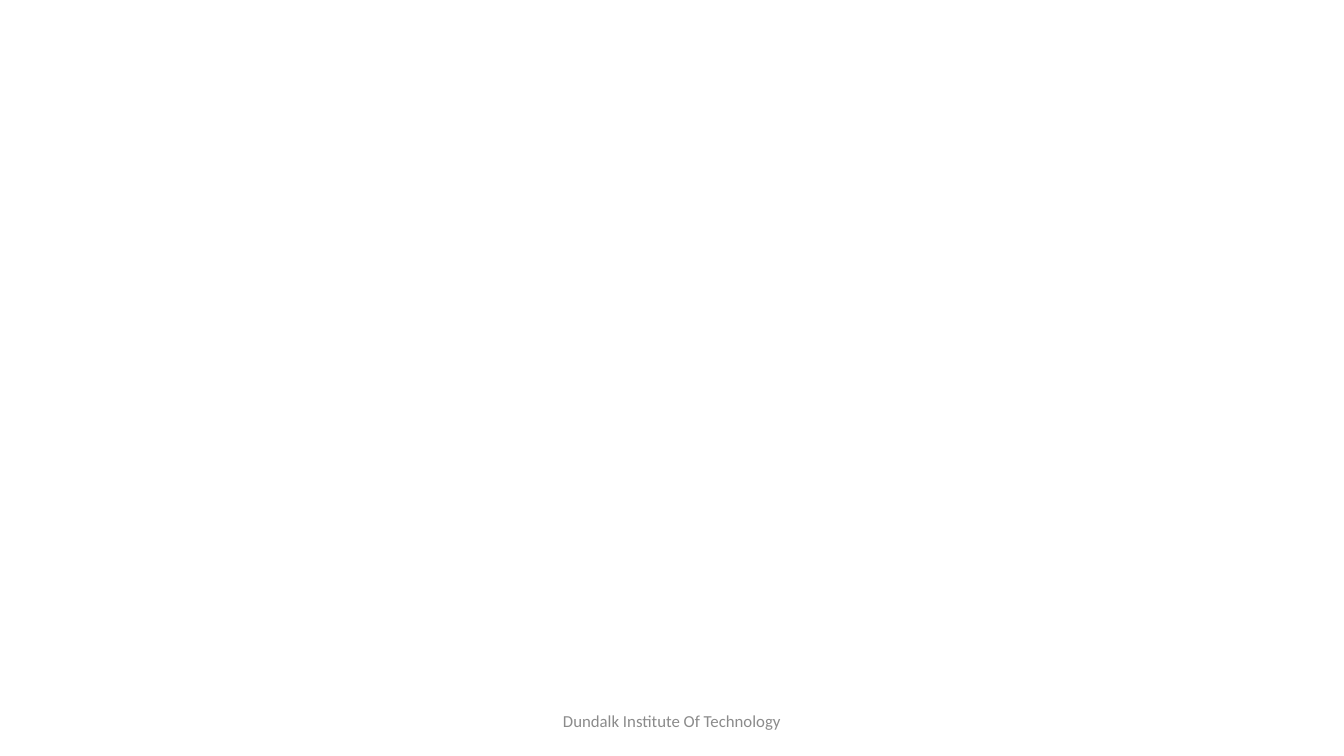
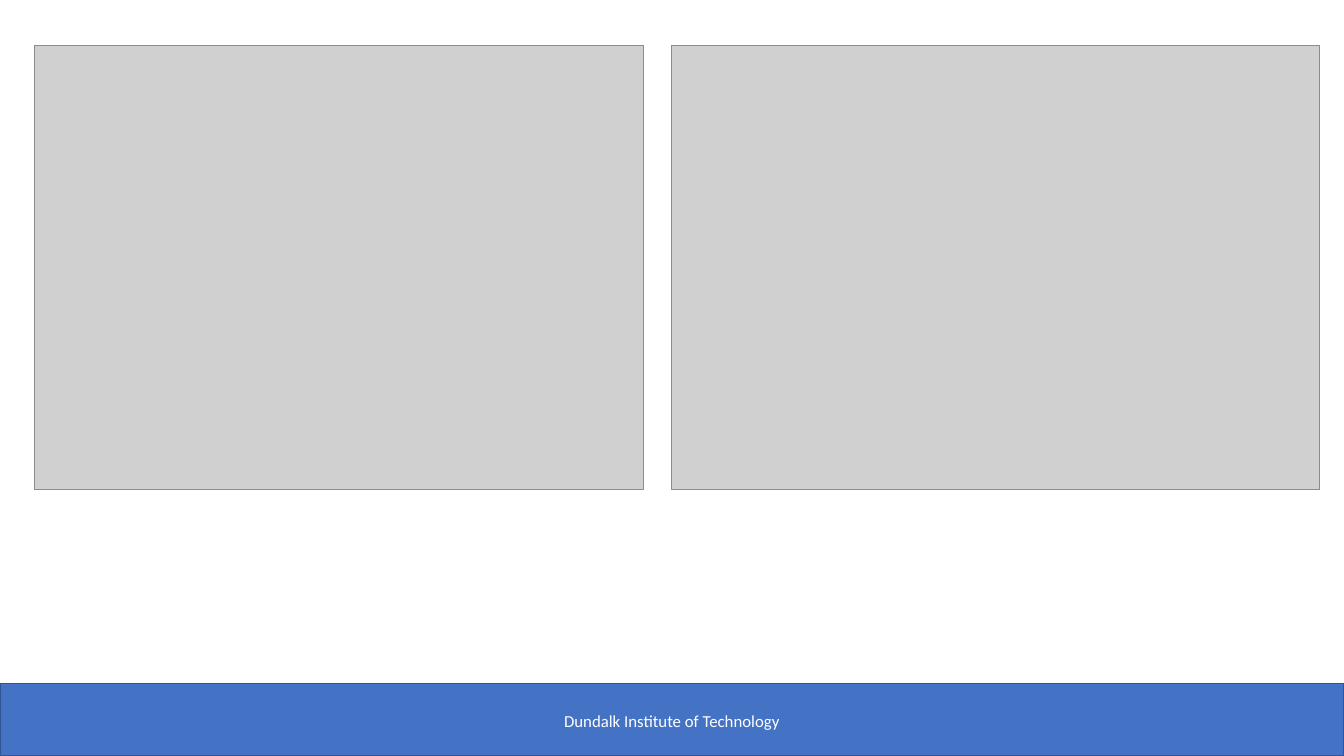
Before and after one commit to sujilkumarkm/desertion_dkit_msc_2022_sep, a slide deck: slide 10 of mani_sujil_dessertation_ppt.pptx (slide 7 before the commit). Drawn at 1344x756 pixels with LibreOffice and Linux fonts; fonts in the diff are those of the drawing; grey boxes stand for pictures; background and template pictures are left out. Boxes give left, top, right and bottom in pixels: in the first picture for what was removed or moved away, otherwise in the second. Text is boxed around its words. In the diff, an @@ line names an element or a change of style, - is before the commit and + after.

```diff
--- a/mani_sujil_dessertation_ppt.pptx
+++ b/mani_sujil_dessertation_ppt.pptx
@@ picture added at <box>34,45,643,490</box> @@
@@ picture added at <box>673,45,1321,490</box> @@
@@ rectangle added at <box>0,684,1344,756</box>, fill #4472C4, outline #325491 1 pt @@
@@ text at <box>564,715,780,730</box>: text changed; text colour #8C8C8C to #FFFFFF @@
-Dundalk Institute Of Technology
+Dundalk Institute of Technology
```
Also in this commit, not shown: 7 other slides changed, 4 slides added, 2 slides removed.
